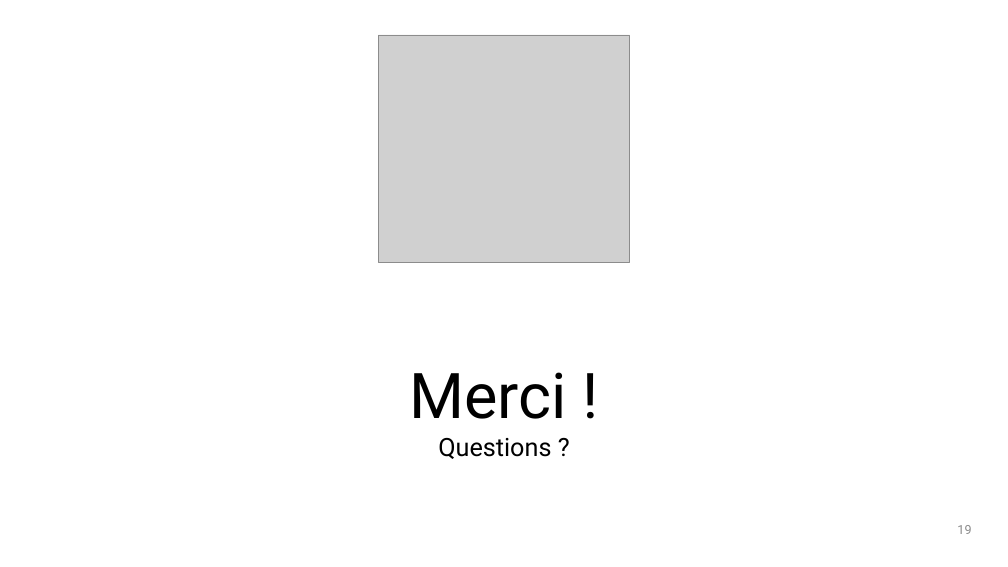
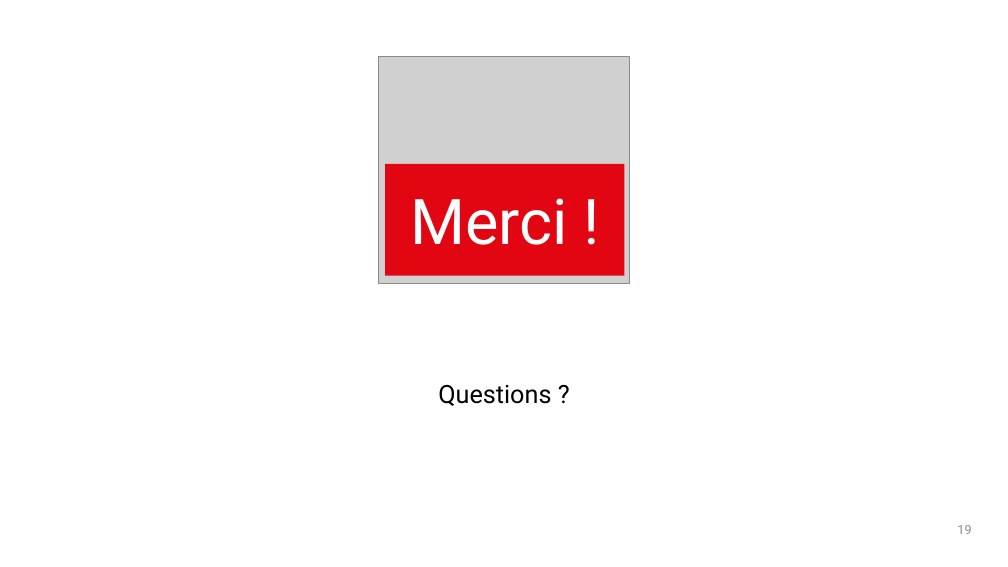
Before and after one commit to Angorance/HEIGVD_Monopoly, a slide deck: slide 19 of Doc/presentation.pptx. Drawn at 1008x567 pixels with LibreOffice and Linux fonts; fonts in the diff are those of the drawing; grey boxes stand for pictures. Boxes give left, top, right and bottom in pixels: in the first picture for what was removed or moved away, otherwise in the second. Text is boxed around its words. In the diff, an @@ line names an element or a change of style, - is before the commit and + after.

```diff
--- a/Doc/presentation.pptx
+++ b/Doc/presentation.pptx
@@ picture: place and size @@
-picture at box(378, 35, 629, 262)
+picture at box(378, 56, 629, 284)
@@ rectangle added at box(385, 164, 625, 276), fill #E20613, 60 pt, text #FFFFFF @@
+Merci !
@@ text at box(409, 372, 566, 419): paragraph removed @@
-Merci !
```
Also in this commit, not shown: 9 other slides changed, 2 slides added, 2 slides removed.
